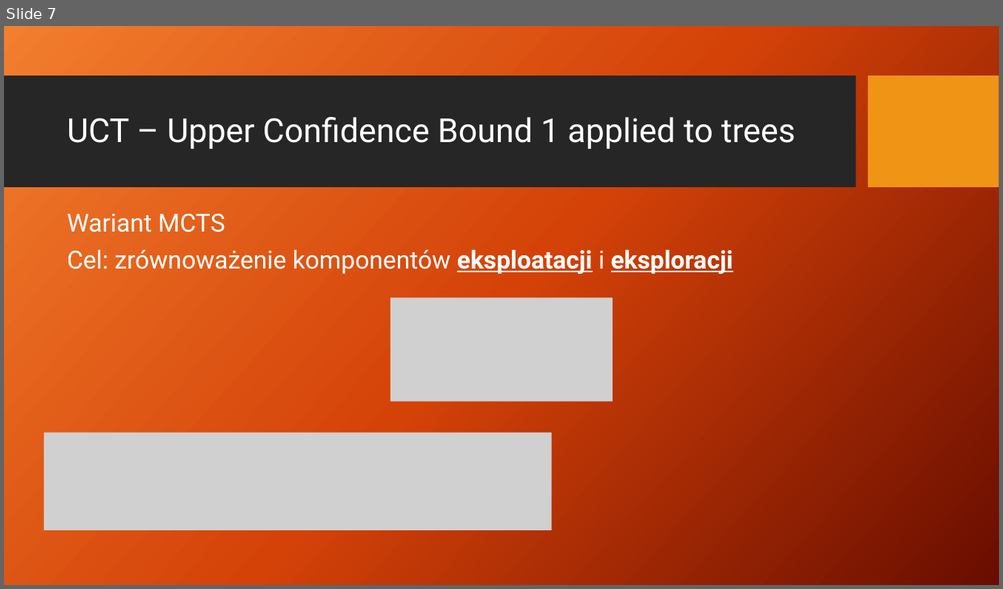
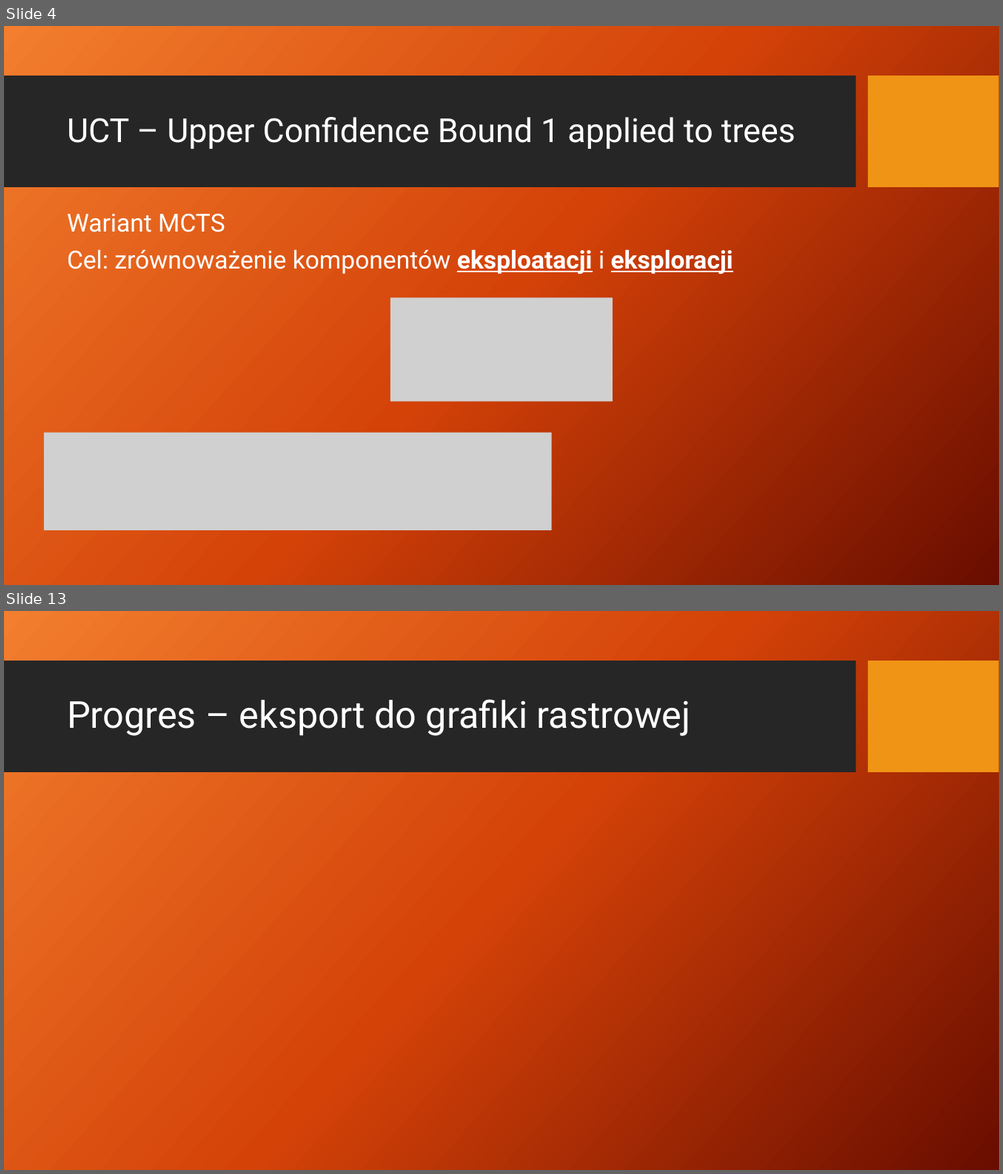
Before and after one commit to patrykf-dev/uct-visualisation-thesis, a slide deck: doc/prezentacja-02/UCT_finish_presentation.pptx. Shown one above the other, each under a label of ours: slide 7 before the commit, slides 4 and 13 after it; the slides between them are not shown. The pictures are 1003x589 and 1003x1174 pixels, drawn with LibreOffice and Linux fonts; fonts in the diff are those of the drawing; grey boxes stand for pictures; background and template pictures are left out. Boxes give left, top, right and bottom in pixels: in the first picture for what was removed or moved away, otherwise in the second. Text is boxed around its words. In the diff, an @@ line names an element or a change of style, - is before the commit and + after.

```diff
--- a/doc/prezentacja-02/UCT_finish_presentation.pptx
+++ b/doc/prezentacja-02/UCT_finish_presentation.pptx
@@ slide 13 added at (4, 611, 999, 1170), background picture (left out); not listed: 2 template elements that a slide beside it also shows @@
@@ title added at (67, 699, 691, 736), 36 pt, text #FFFFFF @@
+Progres – eksport do grafiki rastrowej
@@ what was slide 7 is now slide 4 @@
```
Also in this commit, not shown: 1 slide changed, 11 other slides added, 50 slides removed, 1 other file.
